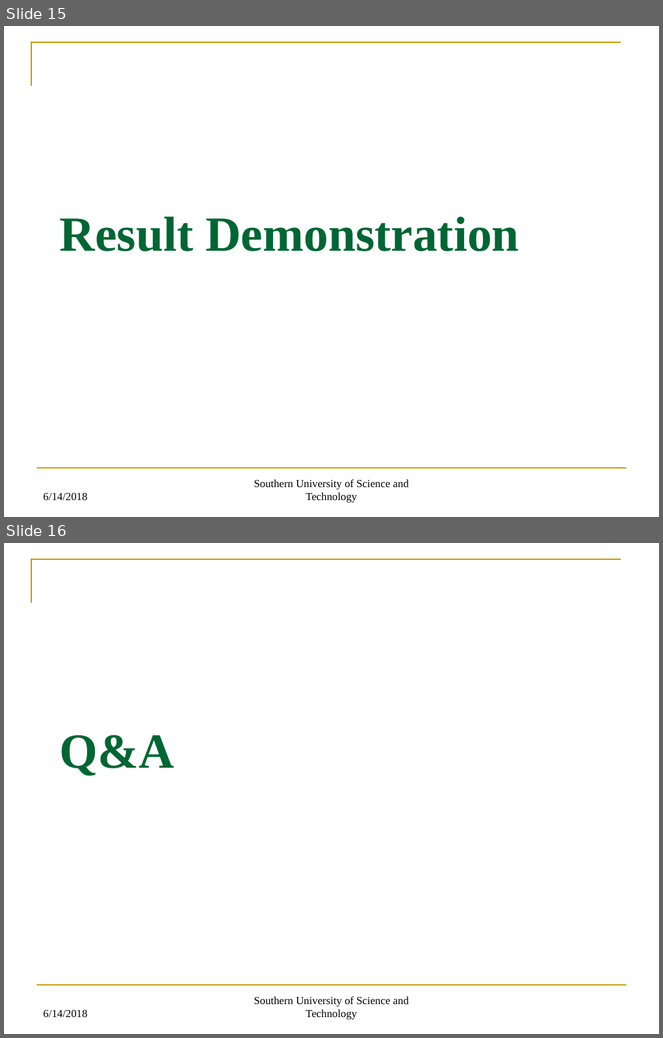
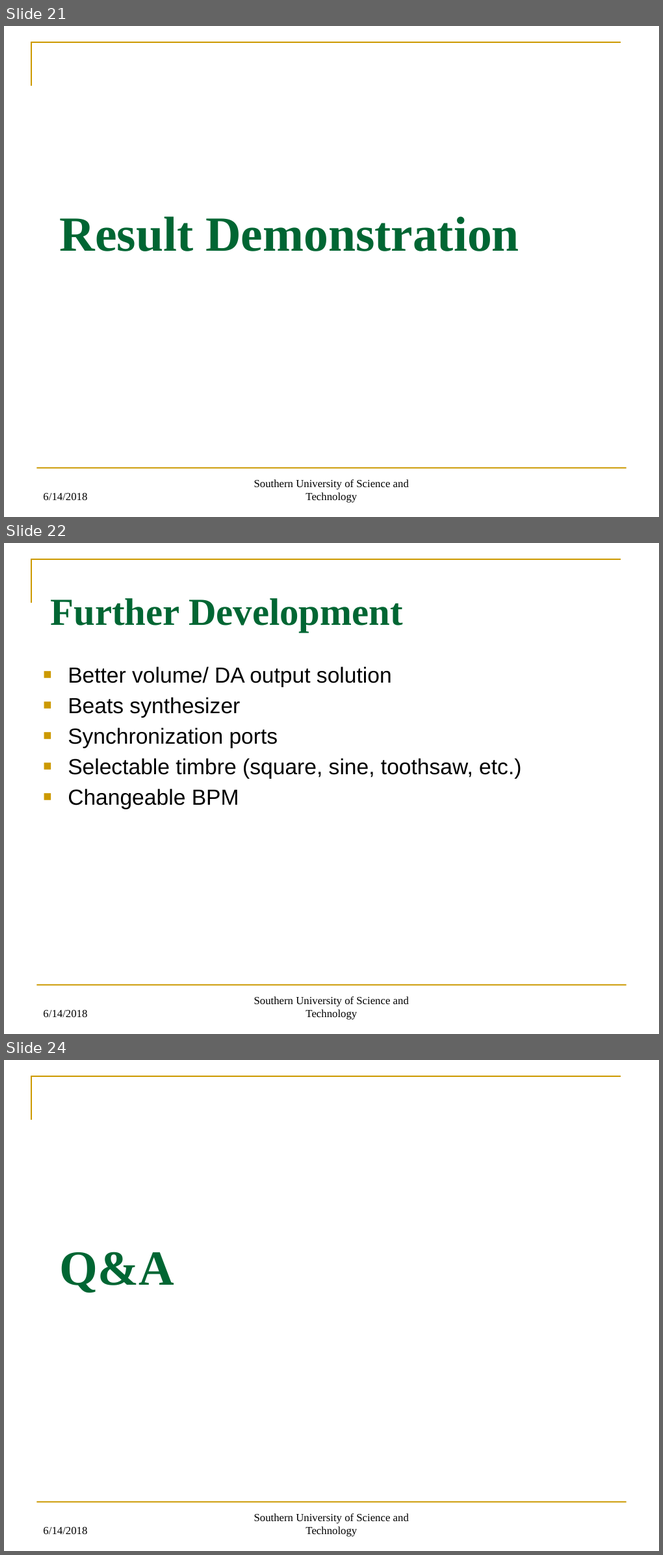
Before and after one commit to CharlesThaCat/FPGA-Sequencer-and-Synthesizer, a slide deck: Step Synthesizer/16-Steps Sequencer and Synthesizer.pptx. Shown one above the other, each under a label of ours: slides 15 and 16 before the commit, slides 21, 22 and 24 after it; the slides between them are not shown. The pictures are 663x1038 and 663x1555 pixels, drawn with LibreOffice and Linux fonts; fonts in the diff are those of the drawing. Boxes give left, top, right and bottom in pixels: in the first picture for what was removed or moved away, otherwise in the second. Text is boxed around its words. In the diff, an @@ line names an element or a change of style, - is before the commit and + after.

```diff
--- a/Step Synthesizer/16-Steps Sequencer and Synthesizer.pptx
+++ b/Step Synthesizer/16-Steps Sequencer and Synthesizer.pptx
@@ slide 22 added at (x1=4, y1=543, x2=659, y2=1034), background #FFFFFF; not listed: 2 template elements that a slide beside it also shows @@
@@ title added at (x1=51, y1=598, x2=403, y2=632), 42 pt, text #006633, bold @@
+Further Development
@@ text added at (x1=68, y1=667, x2=521, y2=809), 24 pt, text #000000 @@
+■ Better volume/ DA output solution
+■ Beats synthesizer
+■ Synchronization ports
+■ Selectable timbre (square, sine, toothsaw, etc.)
+■ Changeable BPM
@@ text added at (x1=43, y1=1010, x2=87, y2=1017), 12 pt, text #000000 @@
+6/14/2018
@@ text added at (x1=254, y1=997, x2=409, y2=1020), 12 pt, text #000000 @@
+Southern University of Science and Technology
@@ what was slide 15 is now slide 21 @@
@@ what was slide 16 is now slide 24 @@
```
Also in this commit, not shown: 1 slide changed, 7 other slides added, 16 other files.
